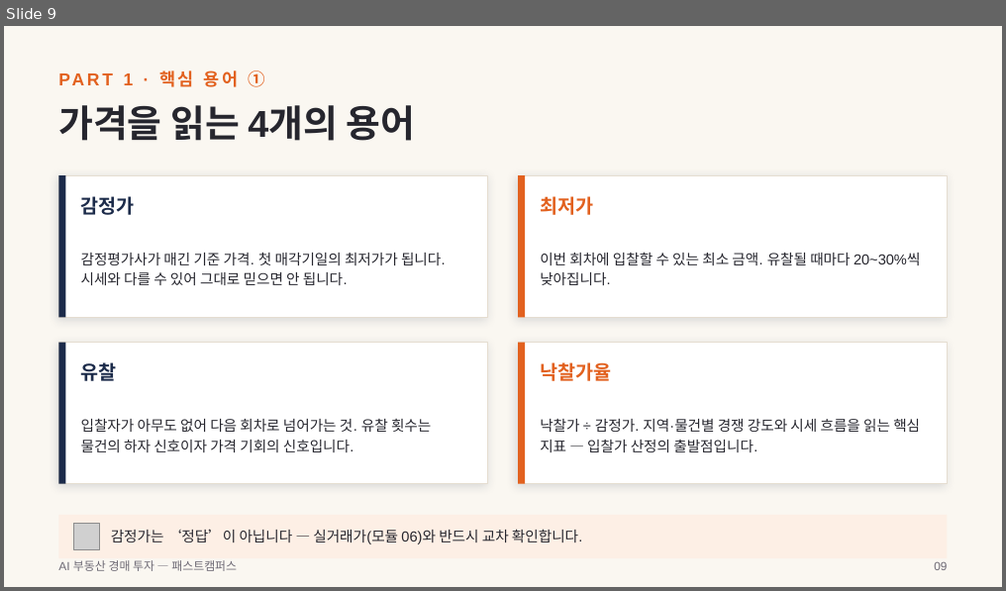
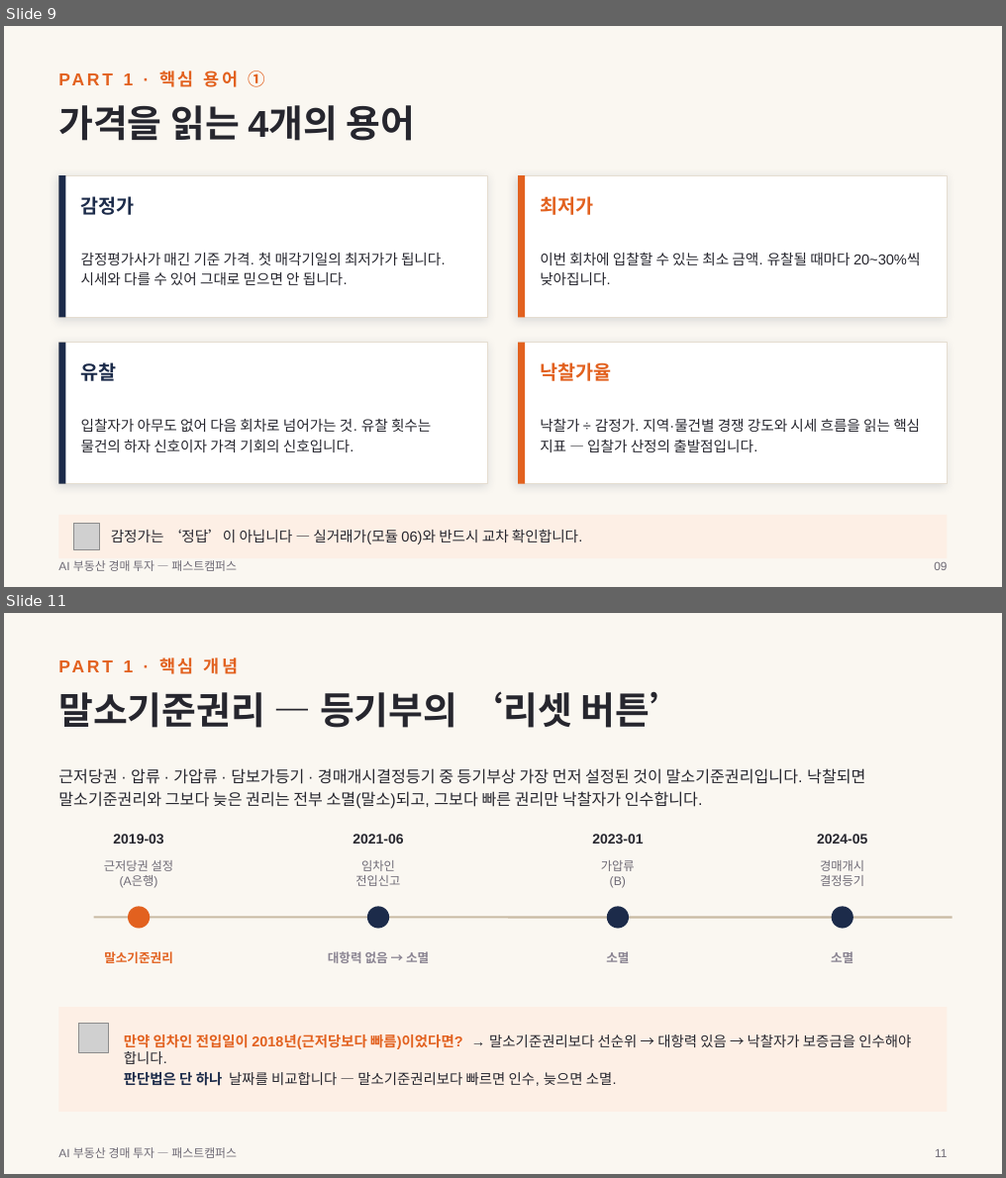
Before and after one commit to earthskyisbig/auction-crwal0629, a slide deck: docs/slides/AI부동산경매투자_강의슬라이드.pptx. Shown one above the other, each under a label of ours: slide 9 before the commit, slides 9 and 11 after it; the slides between them are not shown. The pictures are 1006x591 and 1006x1178 pixels, drawn with LibreOffice and Linux fonts; fonts in the diff are those of the drawing; grey boxes stand for pictures. Boxes give left, top, right and bottom in pixels: in the first picture for what was removed or moved away, otherwise in the second. Text is boxed around its words. In the diff, an @@ line names an element or a change of style, - is before the commit and + after.

```diff
--- a/docs/slides/AI부동산경매투자_강의슬라이드.pptx
+++ b/docs/slides/AI부동산경매투자_강의슬라이드.pptx
@@ slide 11 added at box(4, 613, 1002, 1174), background #FAF7F1 @@
@@ text added at box(124, 658, 238, 674), 12.5 pt, text #E2611F, bold @@
+PART 1 · 핵심 개념
@@ text added at box(58, 691, 687, 728), 27 pt, text #26262E, bold @@
+말소기준권리 — 등기부의 ‘리셋 버튼’
@@ text added at box(58, 768, 865, 809), 11.5 pt, text #26262E @@
+근저당권 · 압류 · 가압류 · 담보가등기 · 경매개시결정등기 중 등기부상 가장 먼저 설정된 것이 말소기준권리입니다. 낙찰되면 말소기준권리와 그보다 늦은 권리는 전부 소멸(말소)되고, 그보다 빠른 권리만 낙찰자가 인수합니다.
@@ text added at box(113, 834, 163, 844), 10 pt, text #26262E, bold @@
+2019-03
@@ text added at box(352, 834, 403, 844), 10 pt, text #26262E, bold @@
+2021-06
@@ text added at box(592, 834, 643, 844), 10 pt, text #26262E, bold @@
+2023-01
@@ text added at box(817, 834, 867, 844), 10 pt, text #26262E, bold @@
+2024-05
@@ text added at box(104, 861, 174, 888), 8.8 pt, text #6E6A75 @@
+근저당권 설정
+(A은행)
@@ text added at box(355, 861, 400, 886), 8.8 pt, text #6E6A75 @@
+임차인
+전입신고
@@ text added at box(601, 861, 635, 888), 8.8 pt, text #6E6A75 @@
+가압류
+(B)
@@ text added at box(820, 861, 864, 886), 8.8 pt, text #6E6A75 @@
+경매개시
+결정등기
@@ ellipse added at box(128, 906, 150, 929), fill #E2611F @@
@@ ellipse added at box(367, 906, 389, 929), fill #1C2B4A @@
@@ ellipse added at box(607, 906, 629, 929), fill #1C2B4A @@
@@ ellipse added at box(832, 906, 853, 929), fill #1C2B4A @@
@@ line added from (94, 917) to (952, 917), #C9BBA4 1.5 pt @@
@@ text added at box(104, 952, 173, 963), 9 pt, text #E2611F, bold @@
+말소기준권리
@@ text added at box(328, 952, 429, 963), 9 pt, text #8A8492, bold @@
+대항력 없음 → 소멸
@@ text added at box(606, 952, 629, 963), 9 pt, text #8A8492, bold @@
+소멸
@@ text added at box(831, 952, 853, 963), 9 pt, text #8A8492, bold @@
+소멸
@@ rectangle added at box(58, 1007, 947, 1112), fill #FDEFE5 @@
@@ picture added at box(79, 1023, 109, 1054) @@
@@ text added at box(124, 1035, 911, 1086), 10.3 pt, text #26262E @@
+만약 임차인 전입일이 2018년(근저당보다 빠름)이었다면? → 말소기준권리보다 선순위 → 대항력 있음 → 낙찰자가 보증금을 인수해야 합니다.
+판단법은 단 하나 날짜를 비교합니다 — 말소기준권리보다 빠르면 인수, 늦으면 소멸.
@@ text added at box(58, 1148, 237, 1158), 8.5 pt, text #6E6A75 @@
+AI 부동산 경매 투자 — 패스트캠퍼스
@@ text added at box(935, 1150, 946, 1157), 8.5 pt, text #6E6A75 @@
+11
```
Also in this commit, not shown: 15 slides changed, 2 other slides added, 1 other file.
